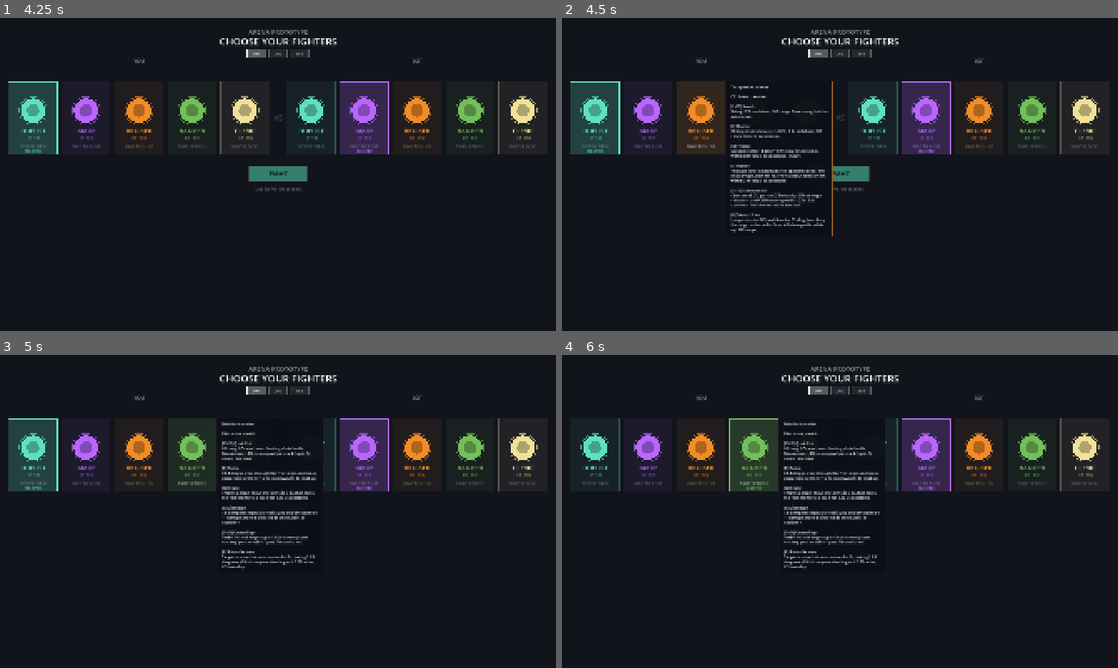
Above: before the commit, frames 1-4 (two rows, left to right).
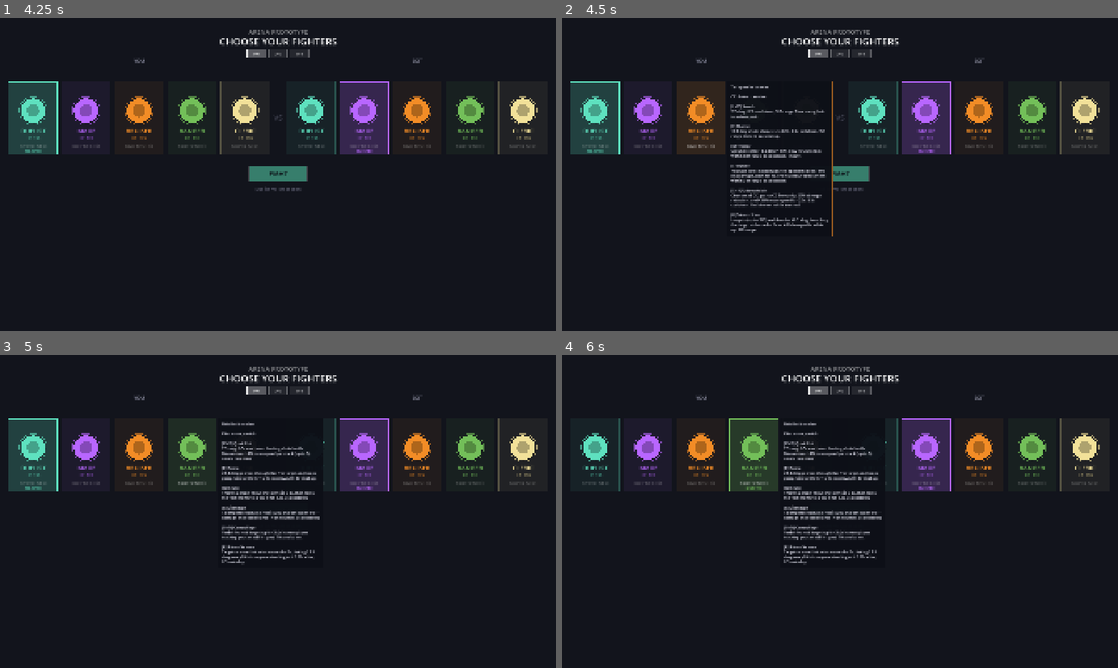
Above: after the commit, the same moments.

Repository: johnWard12/arena-game-godot
Game: Godot game, scene res://scenes/CharSelect.tscn
Same seed, same stepped clock (60 frames per second), same inputs: the game is played once before the commit and once after it.
Inputs (mouse positions are in pixels of both pictures, inside the frame that each line leads up to):
- Up to frame 1 (4.25 s): tap Enter at 0.5, 2, 3.5 s; move the mouse to (400, 158) at 0.52 s; hold D 0.53-1.25 s; tap Backspace at 0.6, 2.3, 3.8 s; click (400, 158) at 0.67 s; tap Space at 0.77, 1.25, 2.75, 3.77 s; drag from (166, 190) to (250, 237) at 1.27 s; move the mouse to (333, 105) at 2.02 s; hold D 2.03-2.75 s; tap E at 2.1 s; drag from (250, 237) to (111, 127) at 2.77 s; move the mouse to (444, 221) at 3.52 s; hold A from 3.53 s (still down); tap F at 3.6 s
- Up to frame 2 (4.5 s): release A at 4.25 s; tap Space at 4.25 s; drag from (673, 127) to (756, 96) at 4.27 s
- Up to frame 3 (5 s): no input
- Up to frame 4 (6 s): move the mouse to (867, 511) at 5.02 s; hold S 5.03-5.75 s; tap R at 5.1 s; click (867, 511) at 5.17 s; tap Backspace at 5.3 s; drag from (756, 433) to (728, 527) at 5.77 s

Frame 1 is identical in both runs. In frame 2, 0.3% of the frame differs, in the area x 30-48%, y 29-66%; in frame 3, 0.9%, in the area x 39-58%, y 29-68%; in frame 4, 0.9%.

Commit message:
Balance-sim infra (150s cap, team-comp testing) + Ranger/Bruiser damage tuning
Simulate.gd:
- Match duration cap raised 90s -> 150s. Kiting-heavy matchups (Ranger
  especially) were hitting the old cap as a near-universal draw, which made
  it impossible to tell "this class is weak" from "this class's fights
  just take longer than the cap." With the longer cap, Mage's true strength
  was revealed (see below) — the earlier 90s-cap numbers were misleading.
- New --team-matches=N flag runs a curated set of 2v2/3v3 comps (each
  swapping one non-healer slot for a Cleric while holding the rest of the
  roster constant) using the same pick_ai_target() focus-fire logic the
  real game uses. Off by default so the normal 1v1 regression run is
  unaffected. Built to validate the per-slot team selector actually
  produces testable, meaningfully different comps.

Tuning, based on sim data gathered between these changes:
- Ranger damage +10% (partially reversing last session's -15% cut, net
  still ~-6.5% off the original baseline) — the longer cap revealed Ranger
  was losing almost every fight it actually got time to resolve, not just
  drawing into obscurity, meaning last session's nerf landed on an already
  weak class. Validated after: win rate moved 1.0% -> 1.3%, essentially
  unchanged. A flat damage buff of this size does not fix Ranger — the
  problem looks structural (kit shape, or AI execution ceiling), not a
  numbers problem, and needs more than another damage tweak next time.
- Bruiser damage -10% (auto, Shatter, Tremor, Seismic Slam) — validated
  after: 1v1 win rate 95.4% -> 92.1%, Bruiser vs Duelist eased from ~95%
  to 88.3%. Working as intended in 1v1. BUT team-comp testing shows
  stacked-Bruiser dominance over a Cleric-anchored comp got slightly WORSE
  (2v2 Cleric+Bruiser vs Bruiser+Bruiser: 11.7% -> 8.3%; 3v3 equivalent:
  28.3% -> 25.0%) — a flat per-hit nerf doesn't fix a healer's sustain
  failing to offset a full extra damage-dealer; that's a comp-shape
  problem a power-level nerf alone can't solve.

Co-Authored-By: Claude Sonnet 5 <noreply@anthropic.com>

Diff:
--- a/godot_project/scripts/BruiserEntity.gd
+++ b/godot_project/scripts/BruiserEntity.gd
@@ -7,20 +7,20 @@
 const BRUISER_FRICTION   = 1400.0
 
 const BRUISER_AUTO_CD    = 0.70
-const BRUISER_AUTO_DMG   = 3.0
+const BRUISER_AUTO_DMG   = 2.7
 const BRUISER_AUTO_RANGE = 167.0
 
 # E — Shatter: shield slam + stun (instant)
 const SHATTER_RECOVERY = 0.25
 const SHATTER_CD       = 5.5
-const SHATTER_DMG      = 22.0
+const SHATTER_DMG      = 19.8
 const SHATTER_RANGE    = 151.0
 const SHATTER_STUN     = 0.70
 
 # Q — Tremor: ground stomp AoE + slow (instant)
 const TREMOR_RECOVERY = 0.25
 const TREMOR_CD       = 8.0
-const TREMOR_DMG      = 18.0
+const TREMOR_DMG      = 16.2
 const TREMOR_RADIUS   = 180.0
 const TREMOR_SLOW     = 2.0
 
@@ -28,7 +28,7 @@
 const SEISMIC_LUNGE_DUR  = 0.14
 const SEISMIC_LUNGE_DIST = 280.0
 const SEISMIC_RANGE      = 198.0
-const SEISMIC_DMG        = 55.0
+const SEISMIC_DMG        = 49.5
 const SEISMIC_KNOCKUP    = 1.0
 const SEISMIC_RECOVERY   = 0.65
 
--- a/godot_project/scripts/CharSelect.gd
+++ b/godot_project/scripts/CharSelect.gd
@@ -79,12 +79,12 @@
 		"hp":    "HP  165",
 		"lines": ["Tanky melee brawler.", "CC chains + survive.", "", "Smash      LMB", "Shatter    E", "Tremor     Q", "Warcry     F", "Unbreakable Shift", "Seismic Slam R"],
 		"ability_descs": [
-			"3 dmg. 0.7s cooldown, 167 range. Basic swing, hold to auto-repeat.",
-			"22 dmg shield slam, stuns 0.7s. 5.5s cooldown, 151 range. Instant, no wind-up.",
-			"Ground stomp: 18 dmg + 50% slow for 2s to foes within 180 range. 8s cooldown. Instant.",
+			"2.7 dmg. 0.7s cooldown, 167 range. Basic swing, hold to auto-repeat.",
+			"19.8 dmg shield slam, stuns 0.7s. 5.5s cooldown, 151 range. Instant, no wind-up.",
+			"Ground stomp: 16.2 dmg + 50% slow for 2s to foes within 180 range. 8s cooldown. Instant.",
 			"You take 15% less damage; the opponent deals 10% less damage. Both for 4s, enemy debuff needs them within 210 range. 8s cooldown.",
 			"Cleanses all CC, grants CC immunity, 25% damage reduction, and +20% move speed for 2.5s. 8.5s cooldown. Usable even while stunned.",
-			"Lunge in (up to 280) and slam for 55 dmg, launching the target airborne for 1s — still damageable while up. 198 range.",
+			"Lunge in (up to 280) and slam for 49.5 dmg, launching the target airborne for 1s — still damageable while up. 198 range.",
 		]
 	},
 	{
@@ -94,12 +94,12 @@
 		"hp":    "HP  130",
 		"lines": ["Mobile skirmisher.", "Kite, snare, vanish.", "", "QuickShot  LMB", "Pierce     E", "Snare      Q", "Disengage  F", "Camouflage Shift", "Rain of Arrows R"],
 		"ability_descs": [
-			"6.8 dmg. 0.5s cooldown. Landing shots builds Momentum: +4% move speed per stack (up to 5), resets on a miss.",
-			"20.4 dmg, pierces through the first target and keeps going. Slows 20% for 1s. 4s cooldown, 0.18s wind-up.",
+			"7.5 dmg. 0.5s cooldown. Landing shots builds Momentum: +4% move speed per stack (up to 5), resets on a miss.",
+			"22.4 dmg, pierces through the first target and keeps going. Slows 20% for 1s. 4s cooldown, 0.18s wind-up.",
 			"Throws a trap 110 out that arms in 0.6s, then roots the first enemy to cross it for 1.2s. 7s cooldown.",
-			"13.6 dmg shot that also recoils you sharply backward — damage and real distance in one button. 6s cooldown.",
+			"15 dmg shot that also recoils you sharply backward — damage and real distance in one button. 6s cooldown.",
 			"Vanish from AI targeting for 3s (a human player tracking you can still hit you). 10s cooldown.",
-			"Targets a zone that rains arrows for 2s, ticking 11.9 dmg every 0.4s to anyone standing in it. 130 radius, 0.3s wind-up.",
+			"Targets a zone that rains arrows for 2s, ticking 13.1 dmg every 0.4s to anyone standing in it. 130 radius, 0.3s wind-up.",
 		]
 	},
 	{
--- a/godot_project/scripts/RangerEntity.gd
+++ b/godot_project/scripts/RangerEntity.gd
@@ -12,7 +12,7 @@
 
 # LMB — Quick Shot: fast low-damage poke, builds Momentum on hit
 const QUICKSHOT_CD     = 0.5
-const QUICKSHOT_DMG    = 6.8
+const QUICKSHOT_DMG    = 7.5
 const QUICKSHOT_SPEED  = 1500.0
 const QUICKSHOT_RADIUS = 18.0
 
@@ -22,7 +22,7 @@
 const PIERCE_CD        = 4.0
 const PIERCE_SPEED     = 1700.0
 const PIERCE_RADIUS    = 18.0
-const PIERCE_DMG       = 20.4
+const PIERCE_DMG       = 22.4
 const PIERCE_SLOW_DUR  = 1.0
 const PIERCE_SLOW_PCT  = 0.20
 
@@ -36,7 +36,7 @@
 
 # F — Disengage Shot: fire forward, recoil backward — peel tool
 const DISENGAGE_CD     = 6.0
-const DISENGAGE_DMG    = 13.6
+const DISENGAGE_DMG    = 15.0
 const DISENGAGE_SPEED  = 1400.0
 const DISENGAGE_RADIUS = 16.0
 const DISENGAGE_RECOIL = 1400.0
@@ -51,7 +51,7 @@
 const RAIN_RECOVERY      = 0.3
 const RAIN_DUR           = 2.0
 const RAIN_TICK_INTERVAL = 0.4
-const RAIN_TICK_DMG      = 11.9
+const RAIN_TICK_DMG      = 13.1
 const RAIN_RADIUS        = 130.0
 
 # Passive — Momentum: consecutive landed Quick Shots build stacking move
--- a/godot_project/scripts/Simulate.gd
+++ b/godot_project/scripts/Simulate.gd
@@ -4,7 +4,11 @@
 #   Godot.app/Contents/MacOS/Godot --headless --path godot_project res://scenes/Simulate.tscn -- --matches=300
 
 const FIXED_DT := 1.0 / 60.0
-const MAX_MATCH_SECONDS := 90.0
+# Kiting-heavy matchups (Ranger especially) were hitting this cap as a near-
+# universal draw at 90s, which made it impossible to tell "this class is
+# weak" from "this class's fights just take longer than the cap." Raised to
+# give those matchups room to actually resolve.
+const MAX_MATCH_SECONDS := 150.0
 const MAX_MATCH_TICKS := int(MAX_MATCH_SECONDS / FIXED_DT)
 
 const CLASS_KEYS = ["melee", "ranged", "bruiser", "ranger", "cleric"]
@@ -20,9 +24,12 @@
 func _ready():
 	build_map()
 	var matches_per_pairing := 300
+	var team_matches := 0
 	for arg in OS.get_cmdline_user_args():
 		if arg.begins_with("--matches="):
 			matches_per_pairing = int(arg.split("=")[1])
+		elif arg.begins_with("--team-matches="):
+			team_matches = int(arg.split("=")[1])
 
 	print("Running %d matches per pairing (%d pairings, %d total)..." % [
 		matches_per_pairing, CLASS_KEYS.size() * CLASS_KEYS.size(),
@@ -38,6 +45,15 @@
 
 	print("")
 	print_summary(all_stats)
+
+	# Opt-in (--team-matches=N): a curated set of 2v2/3v3 comps, mainly aimed
+	# at answering "does fielding the Cleric actually help a team" now that
+	# CharSelect can build mixed comps. Not part of the default run since the
+	# 1v1 matrix above is the fast regression check most tuning passes need.
+	if team_matches > 0:
+		print("")
+		run_team_tests(team_matches)
+
 	get_tree().quit()
 
 func build_map():
@@ -170,3 +186,123 @@
 		var t = totals[key]
 		var wr = float(t["wins"]) / t["games"] * 100.0 if t["games"] > 0 else 0.0
 		print("%-8s overall win rate vs other classes: %5.1f%%  (%d/%d)" % [CLASS_LABELS[key], wr, t["wins"], t["games"]])
+
+# ---- Team (2v2/3v3) matches ----
+# Generalizes run_matchup() to N-per-side teams. Targeting uses the same
+# pick_ai_target() focus-fire logic Main.gd drives bots with in the real
+# game (dwell + healer priority + kill-swap mixup), recomputed every tick
+# exactly like Main._update_targeting() does, so this measures the same AI
+# behavior a real match would show — not a simplified stand-in for it.
+func run_team_matchup(team_a_keys: Array, team_b_keys: Array, n: int) -> Dictionary:
+	var a_wins := 0
+	var b_wins := 0
+	var draws := 0
+	var total_ticks := 0
+
+	for i in n:
+		var team_a := _spawn_team(team_a_keys, 0, 510.0)
+		var team_b := _spawn_team(team_b_keys, 1, 1350.0)
+		var all_fighters: Array = team_a + team_b
+		for f in all_fighters:
+			f.all_fighters = all_fighters
+
+		var projectiles := []
+		for f in all_fighters:
+			f.projectile_spawned.connect(func(p): p.obstacle_rects = map_obstacles; projectiles.append(p))
+
+		var packs := make_health_packs()
+		var ticks := 0
+		while ticks < MAX_MATCH_TICKS and _team_alive(team_a) and _team_alive(team_b):
+			for f in all_fighters:
+				if f.alive:
+					f.opponent = f.pick_ai_target(all_fighters, FIXED_DT)
+			for f in all_fighters:
+				f._physics_process(FIXED_DT)
+			for p in projectiles:
+				p._physics_process(FIXED_DT)
+			projectiles = projectiles.filter(func(p): return not p.is_queued_for_deletion())
+			for pack in packs:
+				if not pack["active"]:
+					pack["respawn_left"] = max(0.0, pack["respawn_left"] - FIXED_DT)
+					if pack["respawn_left"] <= 0.0:
+						pack["active"] = true
+				else:
+					for f in all_fighters:
+						if try_pickup(pack, f):
+							break
+			ticks += 1
+
+		total_ticks += ticks
+		var a_alive = _team_alive(team_a)
+		var b_alive = _team_alive(team_b)
+		if a_alive and not b_alive:
+			a_wins += 1
+		elif b_alive and not a_alive:
+			b_wins += 1
+		else:
+			draws += 1
+
+	return {
+		"a_wins": a_wins, "b_wins": b_wins, "draws": draws, "n": n,
+		"avg_duration": (float(total_ticks) / n) * FIXED_DT,
+	}
+
+func _spawn_team(keys: Array, team_id: int, x: float) -> Array:
+	var team := []
+	var spacing := 220.0
+	var start_y := 540.0 - spacing * (keys.size() - 1) * 0.5
+	for i in keys.size():
+		var e = make_bot(keys[i])
+		e.global_position = Vector2(x, start_y + i * spacing)
+		e.team_id = team_id
+		e.arena_rect = arena_rect
+		e.obstacle_rects = map_obstacles
+		team.append(e)
+	return team
+
+func _team_alive(team: Array) -> bool:
+	for f in team:
+		if f.alive:
+			return true
+	return false
+
+func _comp_label(keys: Array) -> String:
+	var labels := []
+	for k in keys:
+		labels.append(CLASS_LABELS[k])
+	return "+".join(labels)
+
+func print_team_stats(comp_a: Array, comp_b: Array, s: Dictionary):
+	var label_a = _comp_label(comp_a)
+	var label_b = _comp_label(comp_b)
+	var a_wr = float(s["a_wins"]) / s["n"] * 100.0
+	var b_wr = float(s["b_wins"]) / s["n"] * 100.0
+	print("%-24s vs %-24s | A: %5.1f%%  B: %5.1f%%  draws: %d  avg dur: %5.1fs" % [
+		label_a, label_b, a_wr, b_wr, s["draws"], s["avg_duration"]])
+
+# Curated rather than exhaustive (a full combinatorial sweep of 5 classes
+# across 2-3 slots is a lot of matches for marginal insight) — each pair
+# holds team SIZE and the non-healer classes present roughly constant while
+# swapping one slot for a Cleric, isolating "does fielding the healer help"
+# from "is this just a better roster."
+const TEAM_COMPS_2V2 = [
+	[["cleric", "bruiser"], ["melee", "bruiser"]],
+	[["cleric", "ranged"], ["ranger", "ranged"]],
+	[["cleric", "bruiser"], ["bruiser", "bruiser"]],
+]
+const TEAM_COMPS_3V3 = [
+	[["cleric", "bruiser", "melee"], ["bruiser", "melee", "ranged"]],
+	[["cleric", "bruiser", "ranged"], ["bruiser", "ranged", "ranger"]],
+	[["cleric", "bruiser", "bruiser"], ["bruiser", "bruiser", "bruiser"]],
+]
+
+func run_team_tests(n: int):
+	print("=== 2v2 comp testing (%d matches each) ===" % n)
+	for pair in TEAM_COMPS_2V2:
+		var stats = run_team_matchup(pair[0], pair[1], n)
+		print_team_stats(pair[0], pair[1], stats)
+	print("")
+	print("=== 3v3 comp testing (%d matches each) ===" % n)
+	for pair in TEAM_COMPS_3V3:
+		var stats = run_team_matchup(pair[0], pair[1], n)
+		print_team_stats(pair[0], pair[1], stats)
